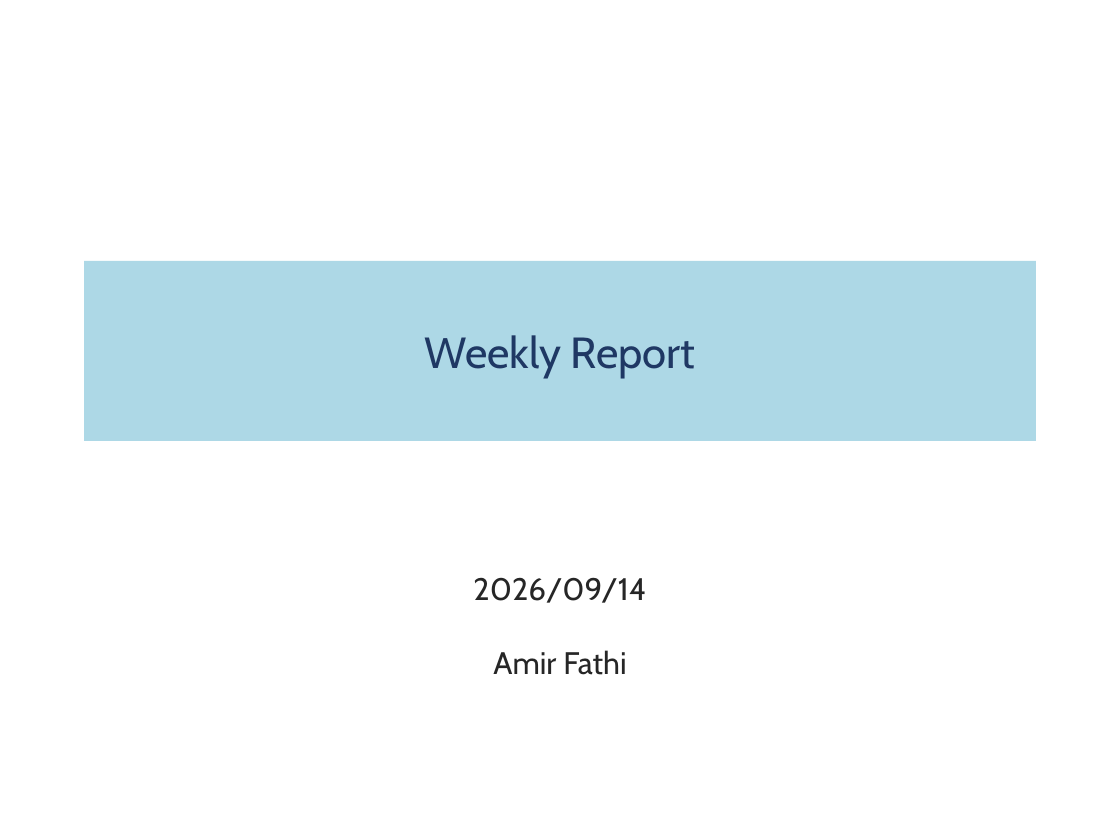
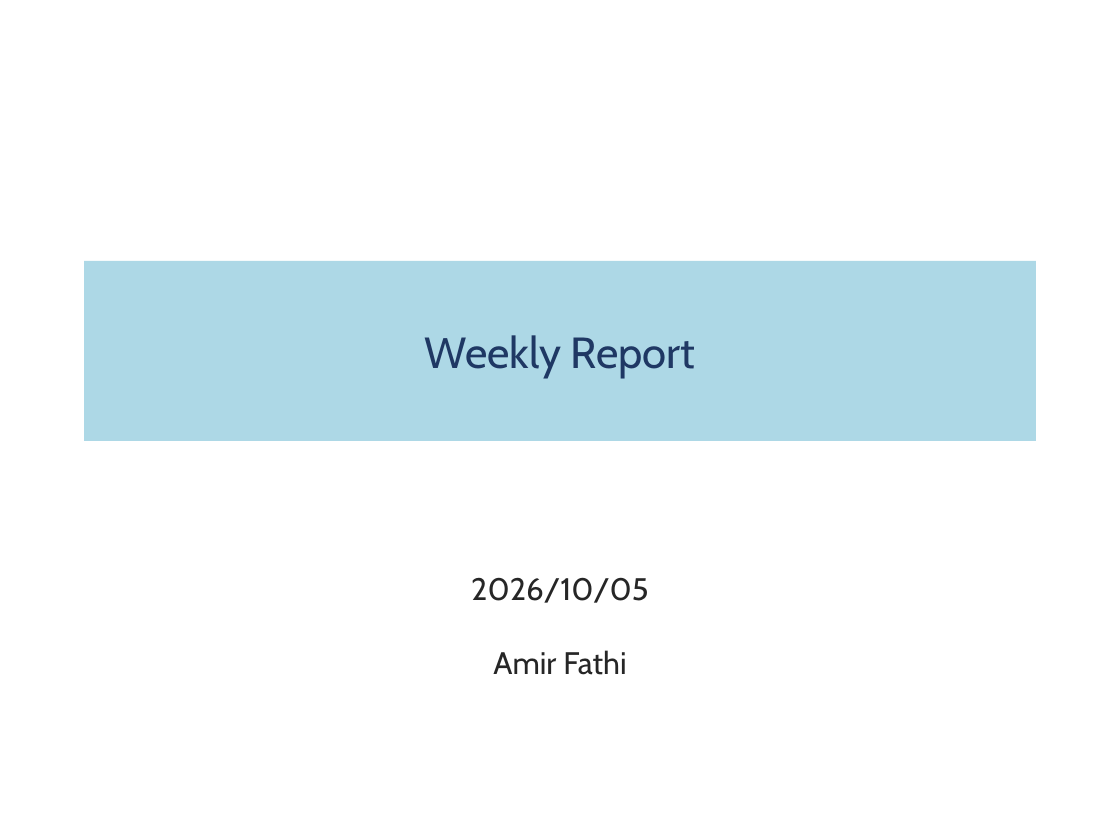
Before and after one commit to fathi0amir/ppt-with-quarto, a slide deck: slide 1 of main.pptx. Drawn at 1120x840 pixels with LibreOffice and Linux fonts; fonts in the diff are those of the drawing. Boxes give left, top, right and bottom in pixels: in the first picture for what was removed or moved away, otherwise in the second. Text is boxed around its words. In the diff, an @@ line names an element or a change of style, - is before the commit and + after.

Commit message:
- updated the weekly report - added the script to fix mermaid svg export
The mermaid diagram can be exported with the VSCode extension or with the mermaid-cli node package.

```diff
--- a/main.pptx
+++ b/main.pptx
@@ subtitle at (x1=471, y1=577, x2=648, y2=675): text changed @@
-2026/09/14
-Amir Fathi
+2026/10/05
+Amir Fathi
```
Also in this commit, not shown: 2 other slides changed, 6 slides added, 5 slides removed, 7 other files.
